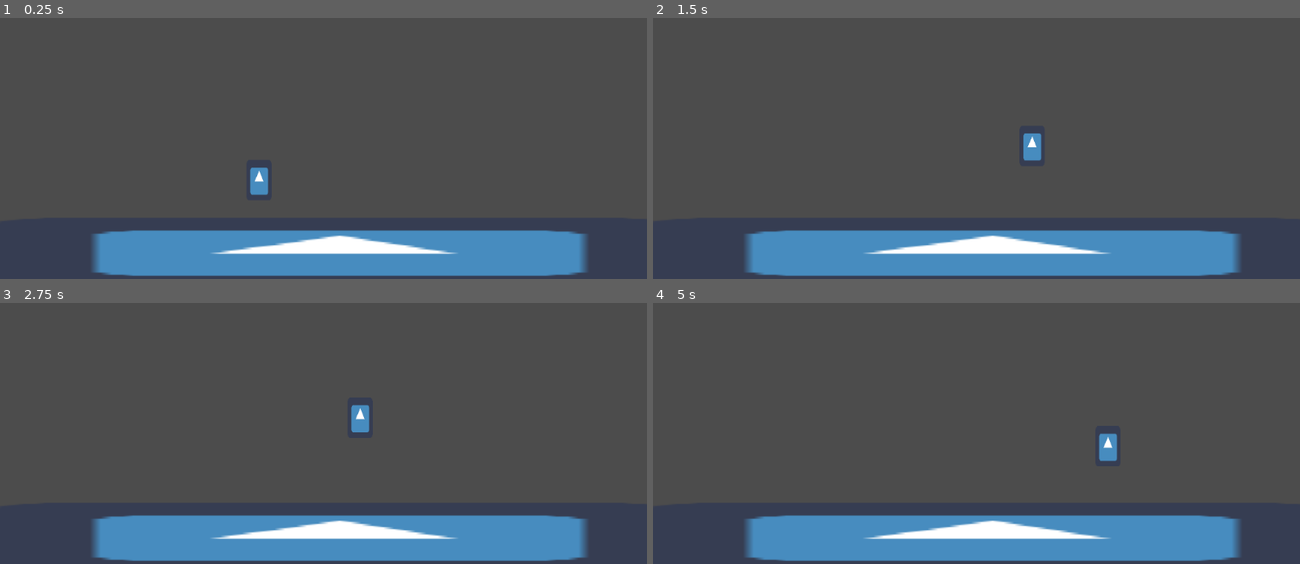
Above: before the commit, frames 1-4 (two rows, left to right).
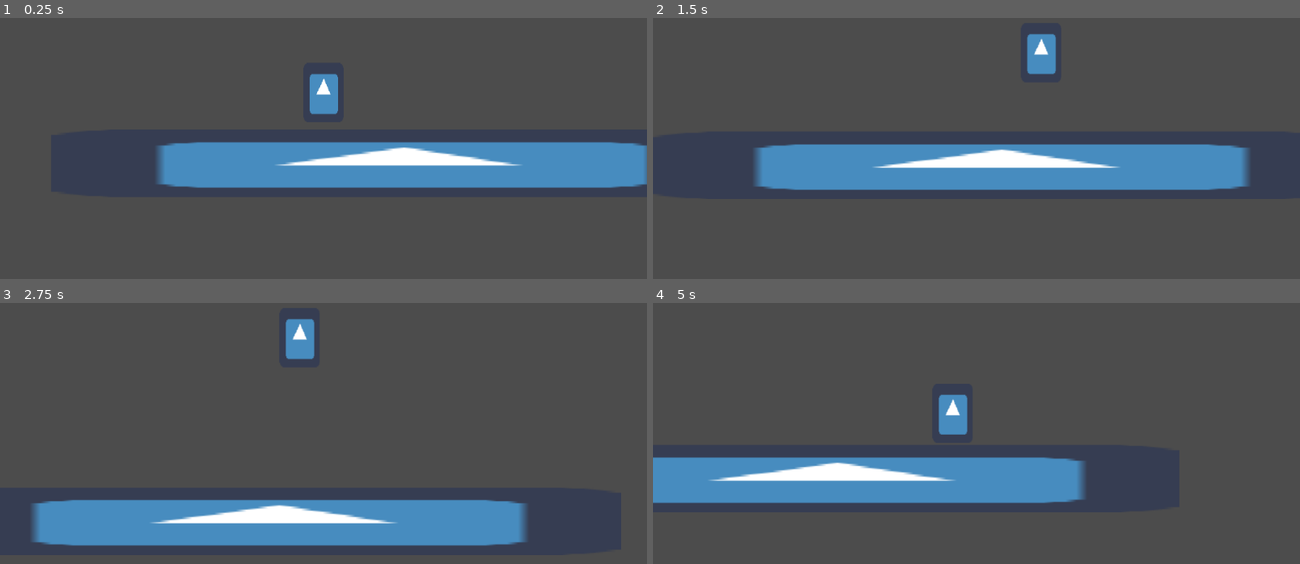
Above: after the commit, the same moments.

Repository: GorinichSerpant/RootCause
Game: Godot game, scene res://World/World.tscn
The game is run twice, just before and just after one commit, with the same random seed, the same clock (stepped at 60 frames per second) and the same inputs. The engine's default icon, where the game draws it, is replaced by a stand-in: a white triangle on a blue panel in a dark square.
Inputs:
- Up to frame 1 (0.25 s): no input
- Up to frame 2 (1.5 s): hold Right (move_right) from 0.53 s (still down); tap W (jump) at 0.77 s
- Up to frame 3 (2.75 s): tap W (jump) at 1.52 s; release Right (move_right) at 2.03 s; hold Left (move_left) from 2.03 s (still down)
- Up to frame 4 (5 s): release Left (move_left) at 2.78 s; hold Right (move_right) 2.78-4.28 s; tap W (jump) at 3.02, 3.77, 4.52 s; hold Left (move_left) from 4.28 s (still down)

The runs differ from the first frame. In frame 1, 27% of the frame differs, in the area x 14-100%, y 21-99%; in frame 2, 27%, in the area x 14-93%, y 6-99%; in frame 3, 15%; in frame 4, 26%.

Commit message:
character size made larger

Diff:
--- a/Character/Player.gd
+++ b/Character/Player.gd
@@ -4,7 +4,7 @@
 const GRAVITY = 100.0
 const WALK_SPEED = 200
 const JUMP_SPEED = 150
-const MAX_JUMPS = 1
+const MAX_JUMPS = 2
 var JUMPS_AVALIABLE = MAX_JUMPS
 
 var velocity = Vector2()
@@ -23,7 +23,7 @@
 		velocity.y = -JUMP_SPEED
 		JUMPS_AVALIABLE -= 1
 
-	move_and_slide(velocity, Vector2(0, -1))\
+	move_and_slide(velocity, Vector2(0, -1))
 
 	if is_on_floor():
 		JUMPS_AVALIABLE = MAX_JUMPS
--- a/Character/Player.tscn
+++ b/Character/Player.tscn
@@ -4,7 +4,7 @@
 [ext_resource path="res://Character/Player.gd" type="Script" id=2]
 
 [sub_resource type="CapsuleShape2D" id=1]
-radius = 19.0
+radius = 33.0
 height = 26.0
 
 [node name="Player" type="KinematicBody2D"]
@@ -14,9 +14,14 @@
 }
 
 [node name="Sprite" type="Sprite" parent="."]
-position = Vector2( -1.2517e-06, 0 )
-scale = Vector2( 0.625, 1 )
+position = Vector2( -1.2517e-06, 0.999998 )
+scale = Vector2( 1, 1.46875 )
 texture = ExtResource( 1 )
 
 [node name="CollisionShape2D" type="CollisionShape2D" parent="."]
 shape = SubResource( 1 )
+
+[node name="Camera2D" type="Camera2D" parent="."]
+current = true
+drag_margin_h_enabled = true
+drag_margin_v_enabled = true
